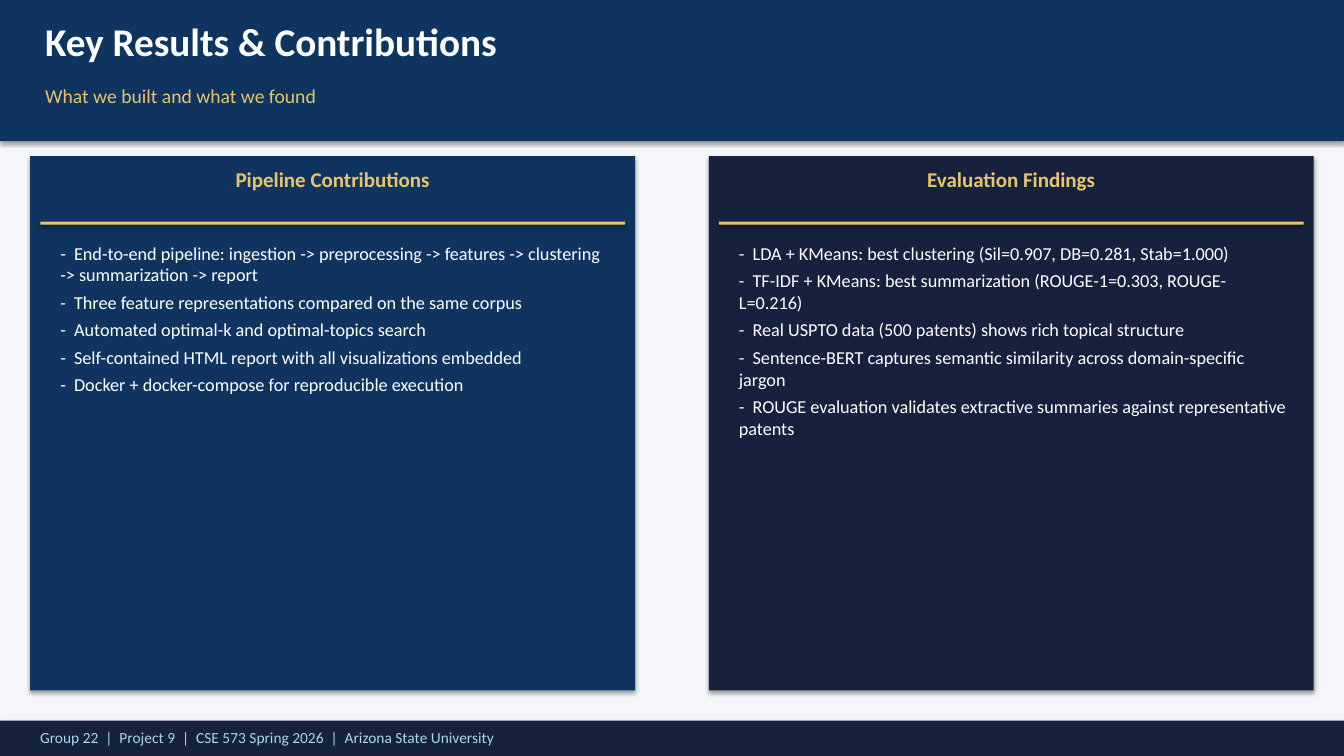
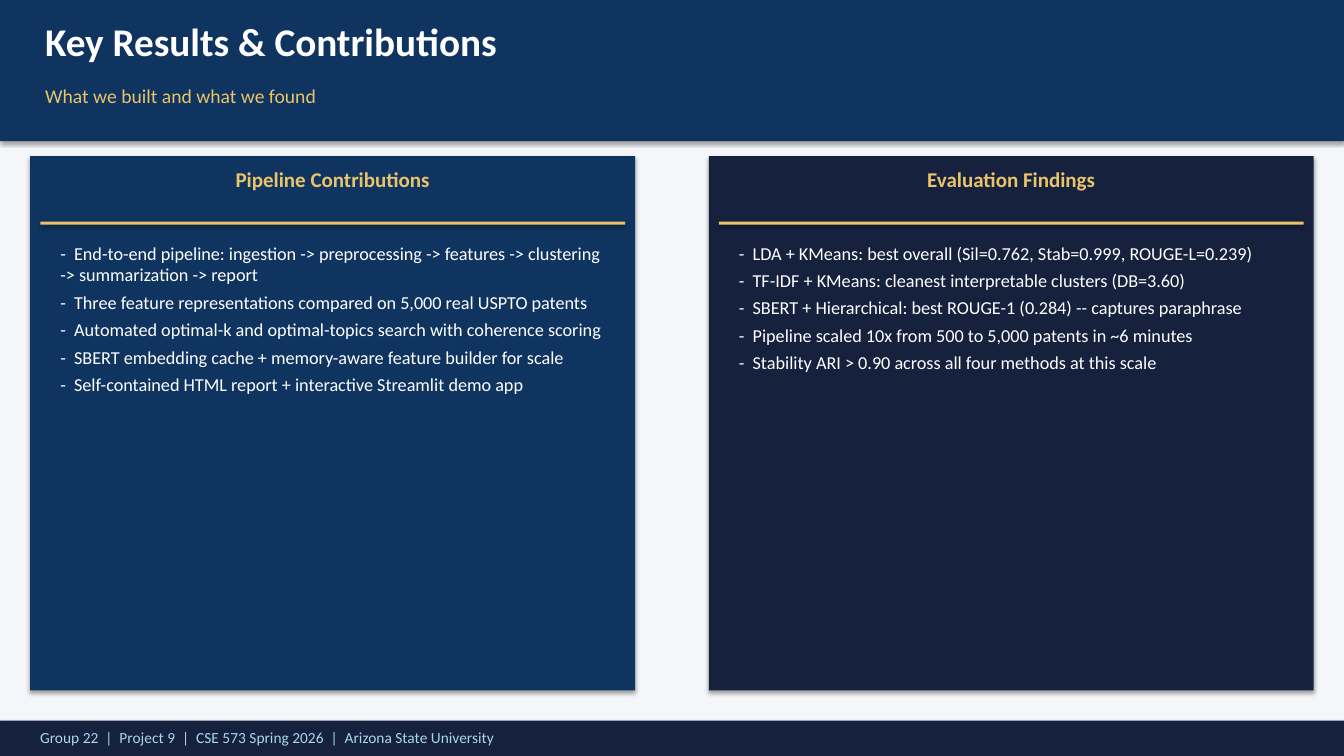
Before and after one commit to ReethikaGogireddy/PatentSummarizer, a slide deck: slide 12 of Group22-Project9-SP26-Group-DEMO-Presentation.pptx. Drawn at 1344x756 pixels with LibreOffice and Linux fonts; fonts in the diff are those of the drawing. Boxes give left, top, right and bottom in pixels: in the first picture for what was removed or moved away, otherwise in the second. Text is boxed around its words. In the diff, an @@ line names an element or a change of style, - is before the commit and + after.

Commit message:
Scale to 5,000 real USPTO patents (10x previous corpus)
Pipeline changes:
- features.py: scale-aware TF-IDF (unigrams above 2k docs, max_df=0.95),
  SBERT embedding cache to disk, gc.collect between heavy steps
- clustering.py: skip Hierarchical Ward at n>6000 (O(n^2) memory),
  reduced stability runs at scale
- main.py: --k argument now overrides silhouette-optimal k for
  interpretable clustering (matches CPC section count)

Result quality at 5k patents:
- LDA + KMeans:    Sil=0.762  DB=0.618  Stab=0.999
- TF-IDF + KMeans: Sil=0.113  DB=3.603  Stab=0.908
- Best ROUGE-1: SBERT + Hierarchical (0.284)
- Best ROUGE-L: LDA + KMeans (0.239)
- Pipeline runs in ~6 min on 8GB RAM laptop

Updated DEMO presentation with new metrics + 5000-patent dataset table.

```diff
--- a/Group22-Project9-SP26-Group-DEMO-Presentation.pptx
+++ b/Group22-Project9-SP26-Group-DEMO-Presentation.pptx
@@ text at [753, 247, 1253, 372]: text changed @@
-- LDA + KMeans: best clustering (Sil=0.907, DB=0.281, Stab=1.000)
-- TF-IDF + KMeans: best summarization (ROUGE-1=0.303, ROUGE-L=0.216)
-- Real USPTO data (500 patents) shows rich topical structure
-- Sentence-BERT captures semantic similarity across domain-specific jargon
-- ROUGE evaluation validates extractive summaries against representative patents
+- LDA + KMeans: best overall (Sil=0.762, Stab=0.999, ROUGE-L=0.239)
+- TF-IDF + KMeans: cleanest interpretable clusters (DB=3.60)
+- SBERT + Hierarchical: best ROUGE-1 (0.284) -- captures paraphrase
+- Pipeline scaled 10x from 500 to 5,000 patents in ~6 minutes
+- Stability ARI > 0.90 across all four methods at this scale
@@ text at [74, 296, 601, 394]: text changed @@
-- Three feature representations compared on the same corpus
-- Automated optimal-k and optimal-topics search
-- Self-contained HTML report with all visualizations embedded
-- Docker + docker-compose for reproducible execution
+- Three feature representations compared on 5,000 real USPTO patents
+- Automated optimal-k and optimal-topics search with coherence scoring
+- SBERT embedding cache + memory-aware feature builder for scale
+- Self-contained HTML report + interactive Streamlit demo app
```
Also in this commit, not shown: 6 other slides changed, 24 other files.
